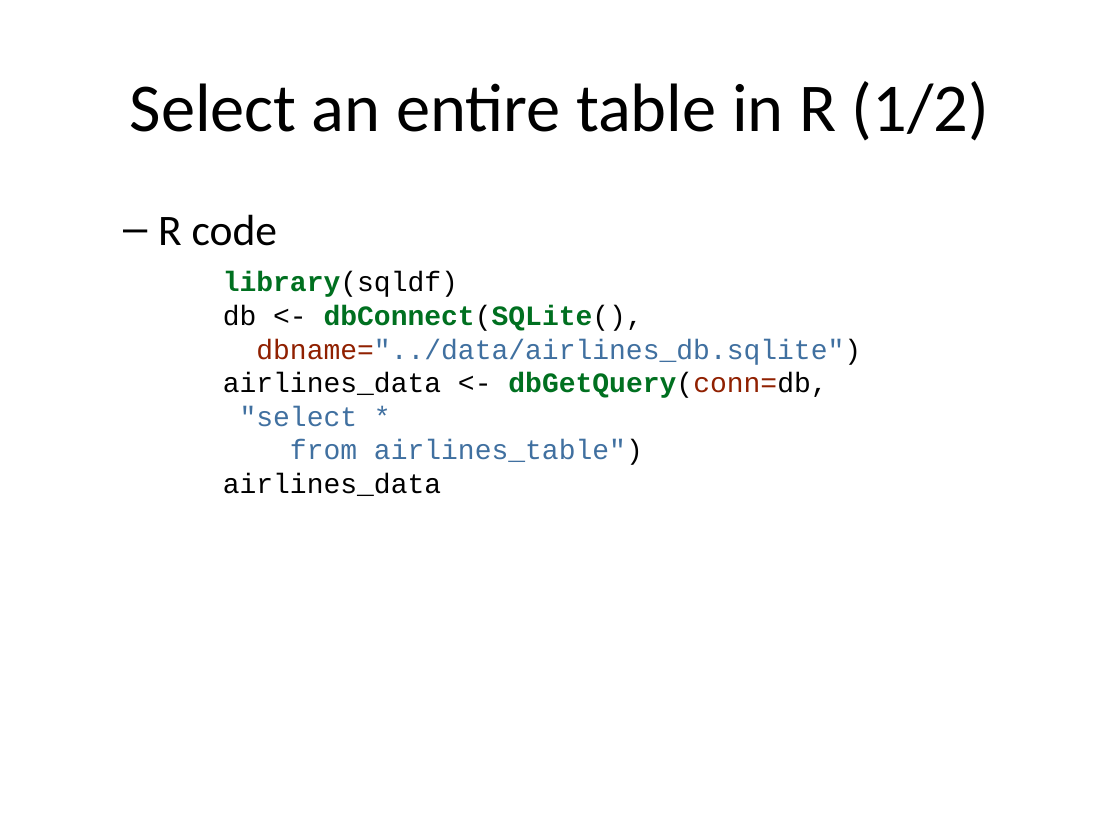
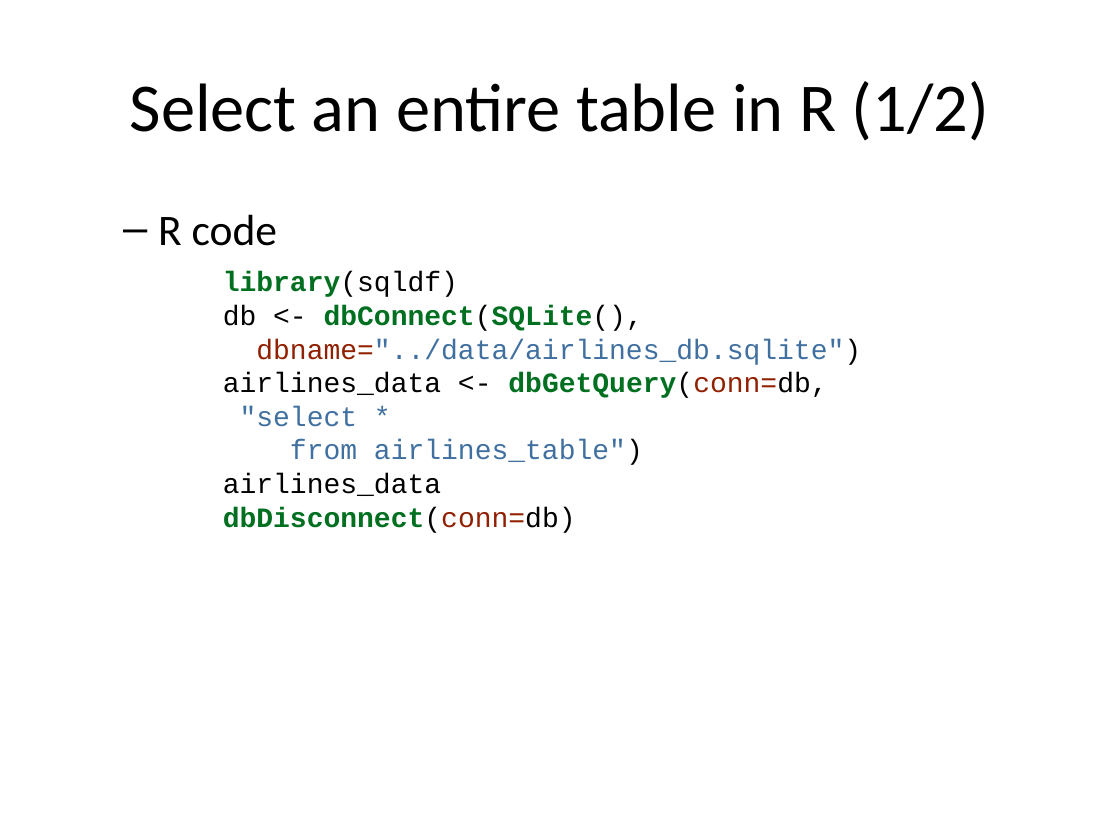
Before and after one commit to pmean/introduction-to-sql, a slide deck: slide 4 of src/select.pptx. Drawn at 1120x840 pixels with LibreOffice and Linux fonts; fonts in the diff are those of the drawing. Boxes give left, top, right and bottom in pixels: in the first picture for what was removed or moved away, otherwise in the second. Text is boxed around its words. In the diff, an @@ line names an element or a change of style, - is before the commit and + after.

```diff
--- a/src/select.pptx
+++ b/src/select.pptx
@@ text at <box>223,272,861,533</box>: text changed @@
-library(sqldf)
-db <- dbConnect(SQLite(),
-dbname="../data/airlines_db.sqlite")
-airlines_data <- dbGetQuery(conn=db,
-"select *
-from airlines_table")
-airlines_data
+library(sqldf)
+db <- dbConnect(SQLite(),
+dbname="../data/airlines_db.sqlite")
+airlines_data <- dbGetQuery(conn=db,
+"select *
+from airlines_table")
+airlines_data
+dbDisconnect(conn=db)
```
Also in this commit, not shown: 3 other slides changed, 1 slide added, 6 other files.
